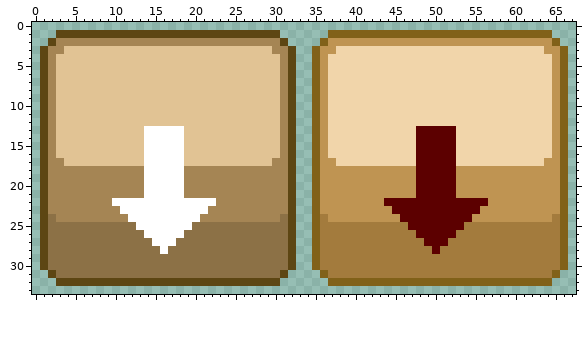
One commit to this sprite sheet: bilder/ui/button1.png. That is the earlier state.
The file is 68x34 pixels.
After the commit:
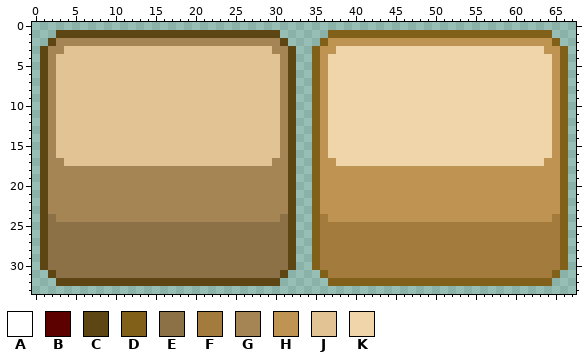
Palette (. is transparent): A #ffffff  B #5c0000  C #5d4613  D #816119  E #8c7146  F #a37b3d  G #a58554  H #bf9452  J #e1c394  K #f1d5aa
What changed:
Changed rows in their new state; - is an unchanged pixel.
first column x 10:
13 ----JJJJJ-----------------------------KKKKK----
14 ----JJJJJ-----------------------------KKKKK----
15 ----JJJJJ-----------------------------KKKKK----
16 ----JJJJJ-----------------------------KKKKK----
17 ----JJJJJ-----------------------------KKKKK----
18 ----GGGGG-----------------------------HHHHH----
19 ----GGGGG-----------------------------HHHHH----
20 ----GGGGG-----------------------------HHHHH----
21 ----GGGGG-----------------------------HHHHH----
22 GGGGGGGGGGGGG---------------------HHHHHHHHHHHHH
23 -GGGGGGGGGGG-----------------------HHHHHHHHHHH-
24 --GGGGGGGGG-------------------------HHHHHHHHH--
25 ---EEEEEEE---------------------------FFFFFFF---
26 ----EEEEE-----------------------------FFFFF----
27 -----EEE-------------------------------FFF-----
28 ------E---------------------------------F------
